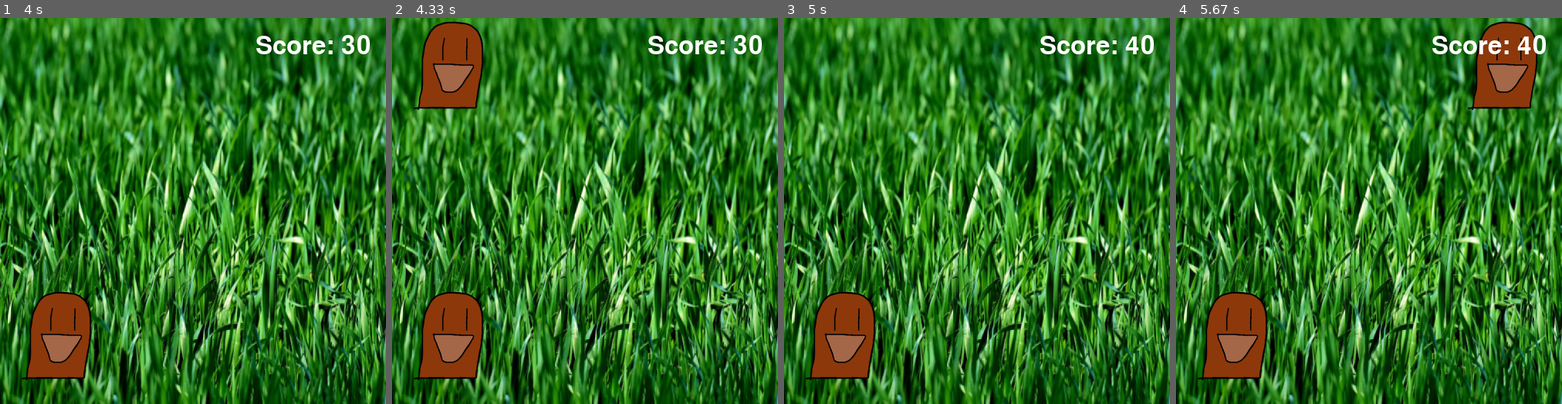
Above: before the commit, frames 1-4 (left to right).
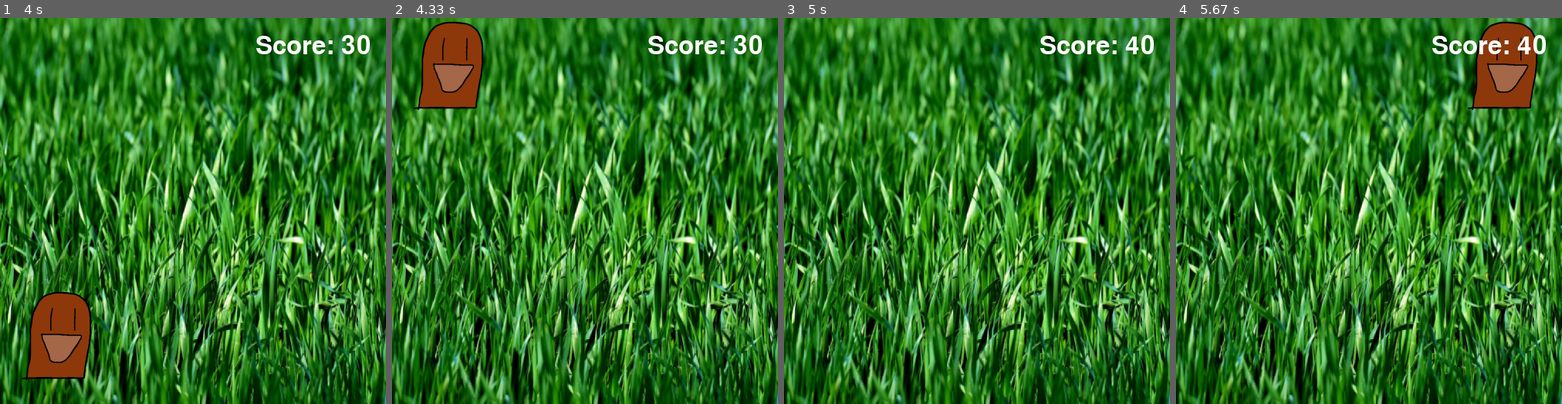
Above: after the commit, the same moments.

Repository: normyp/WhackPygame
Game: pygame game, started from whack!.py
Two runs of this game, one before a commit and one after it. Both use one fixed random seed, a clock stepped at 60 frames per second and the inputs below.
Inputs (mouse positions are in pixels of both pictures, inside the frame that each line leads up to):
- Up to frame 1 (4 s): click (193, 211) at 0.38 s; click "Score: 0" at 0.72 s; click (335, 346) at 1.72 s; click (57, 64) at 2.05 s
- Up to frame 2 (4.33 s): no input
- Up to frame 3 (5 s): click (841, 64) at 4.38 s
- Up to frame 4 (5.67 s): no input

Frame 1 is identical in both runs. In frame 2, 3.3% of the frame differs, in the area x 5-24%, y 71-94%; in frame 3, 3.3%; in frame 4, 3.3%.

Commit message:
Fixed if statement

Diff:
--- /dev/null
+++ b/cloud.py
@@ -0,0 +1,19 @@
+import pygame
+from pygame.sprite import Sprite
+
+class Cloud(Sprite):
+
+    def __init__(self, w_game):
+        super().__init__()
+
+        self.screen = w_game.screen
+        self.w_game = w_game
+        self.original_image = pygame.image.load("images/cloud.png")
+        self.image = self.original_image.copy()
+        self.rect = self.image.get_rect()
+
+    def blitme(self):
+        self.screen.blit(self.image, self.rect)
+
+    def make_alpha(self):
+        self.image.fill((255, 255, 255, 0), None, pygame.BLEND_RGBA_MULT)
--- a/whack!.py
+++ b/whack!.py
@@ -7,6 +7,7 @@
 from mole import Mole
 from game_stats import GameStats
 from scoreboard import Scoreboard
+from cloud import Cloud
 
 import random
 
@@ -24,6 +25,10 @@
 
         self.screen = pygame.display.set_mode((self.settings.screen_width, self.settings.screen_height))
 
+        self.cloud = Cloud(self)
+        self.cloud.rect.x = 200
+        self.cloud.rect.y = 0
+
         self.image = pygame.image.load("images/grass.png")
         self.rect = self.image.get_rect()
 
@@ -40,6 +45,8 @@
         self.timer = 0.0
         self.mole_timer = 0.0
         self.selectedMole = 0
+        self.making_alpha = False
+        self.making_visible = False
         self.time_since_last_mole = _seconds_since_epoch()
 
     # Draw a solid blue circle in the center
@@ -48,13 +55,17 @@
         for mole in self.moles:
             mole.blitme()
 
+    def print_cloud(self):
+        self.cloud.blitme()
+
     def blitme(self):
         self.screen.blit(self.image, self.rect)
 
     def _update_screen(self):
         self.blitme()
         self.print_moles()
-
+        if self.making_alpha:
+            self.cloud.make_alpha()
         self.sb.show_score()
 
         # Flip the display
@@ -63,13 +74,13 @@
     def _check_mole(self, mouse_pos):
         for mole in self.moles:
             mole_clicked = mole.rect.collidepoint(mouse_pos)
-            if mole_clicked:
-                if mole.is_alive() == True:
-                    # Increase score once and then clear the mole
-                    self.stats.score += self.settings.mole_points
-                    self.sb.prep_score()
-                    mole.clear()
-                    break
+            if mole_clicked and mole.is_alive():
+                self.making_alpha = True
+            # Increase score once and then clear the mole
+                self.stats.score += self.settings.mole_points
+                self.sb.prep_score()
+                mole.clear()
+                break
 
     def _make_mole_alive(self):
         # Randomly picks a mole to spawn
@@ -100,7 +111,7 @@
 
             # Clear old moles
             for mole in self.moles:
-                random_time = random.randint(3, 6)
+                random_time = random.randint(1, 6)
                 if current_time - mole.m_time >= random_time:
                     mole.clear()
 
Binary file added: images/cloud.png
